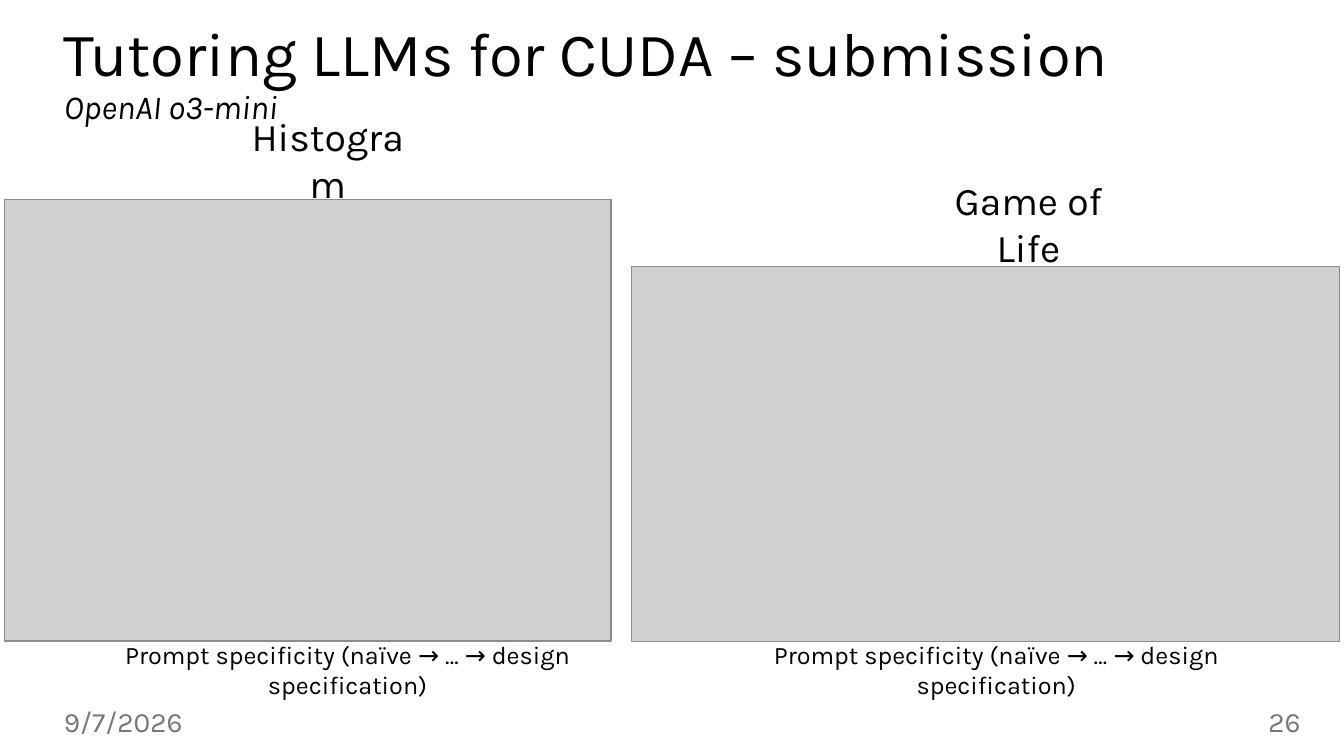
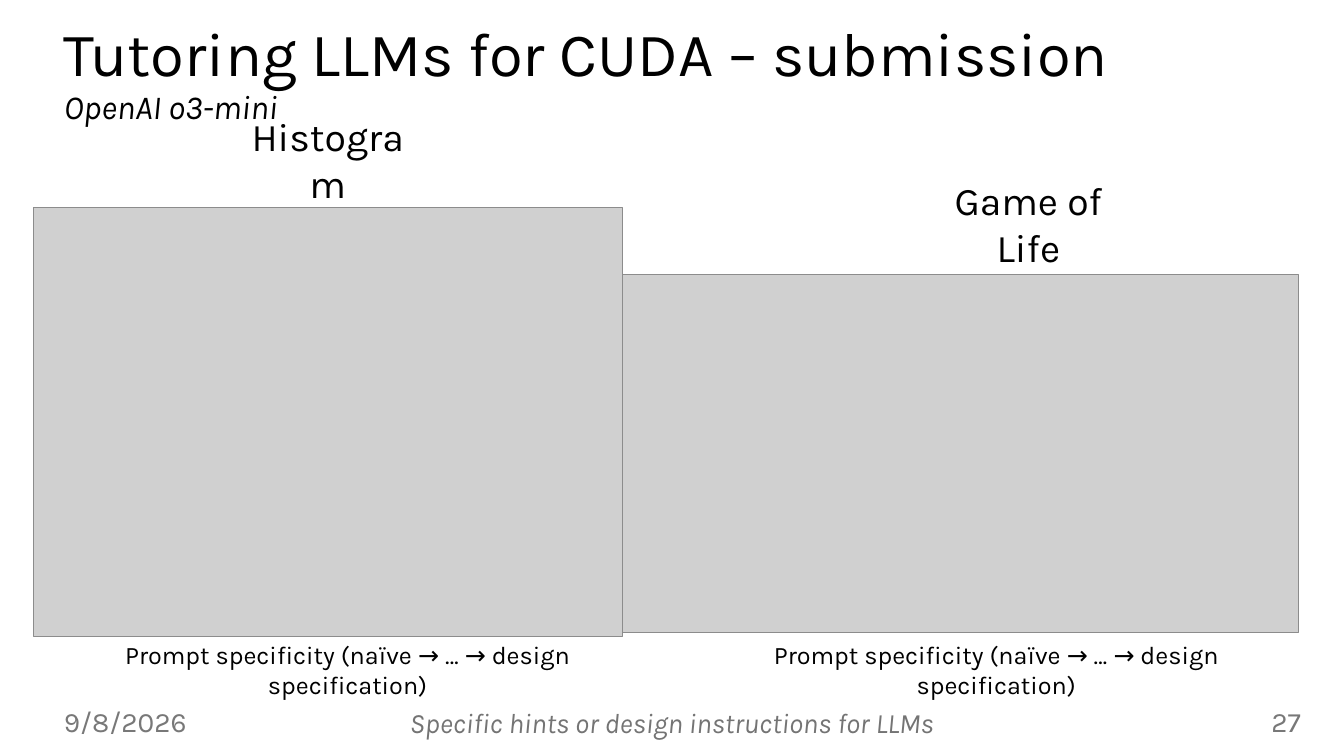
Before and after one commit to jiriklepl/phd-thesis, a slide deck: slide 27 of defense/Optimizing Memory Layouts and Traversal Orders in High-Performance Computing.pptx (slide 26 before the commit). Drawn at 1344x756 pixels with LibreOffice and Linux fonts; fonts in the diff are those of the drawing; grey boxes stand for pictures; background and template pictures are left out. Boxes give left, top, right and bottom in pixels: in the first picture for what was removed or moved away, otherwise in the second. Text is boxed around its words. In the diff, an @@ line names an element or a change of style, - is before the commit and + after.

```diff
--- a/defense/Optimizing Memory Layouts and Traversal Orders in High-Performance Computing.pptx
+++ b/defense/Optimizing Memory Layouts and Traversal Orders in High-Performance Computing.pptx
@@ picture: place and size @@
-picture at [4, 200, 611, 641]
+picture at [33, 208, 623, 636]
@@ picture: place and size @@
-picture at [631, 266, 1340, 641]
+picture at [623, 275, 1299, 632]
@@ text at [64, 711, 187, 734]: text changed @@
-9/7/2026
+9/8/2026
@@ text added at [410, 714, 934, 740], 20 pt, text #747474, italic @@
+Specific hints or design instructions for LLMs
@@ page number at [1271, 714, 1300, 732]: text changed @@
-26
+27
```
Also in this commit, not shown: 44 other slides changed, 7 slides added, 1 slide removed, 2 other files.
